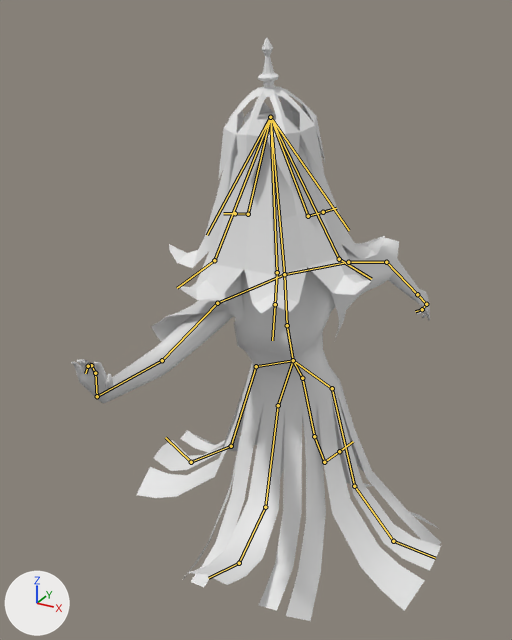
Renders of the FBX model Assets/Models 3D/Character animation/Newest/Campana sin voz rig.fbx from each side of a commit.
Both versions are drawn from a 50 mm lens placed at (1.92, -4.1, 2.27), pointed at (-0.13, -0.37, 0.4). The axes (+X, +Y, +Z) are drawn at lower left. The lights are the same throughout. The picture after the commit comes second. Both versions are drawn at frame 1 of the action 'Armature|Armature'; the numbers are the values there. The bones that change, and the others that lie on the model, are drawn over the model as lines. Materials are left out; every surface is plain grey.

Names of what the first picture shows: 'Body', 'Body.001', 'Crown', 'Head'.
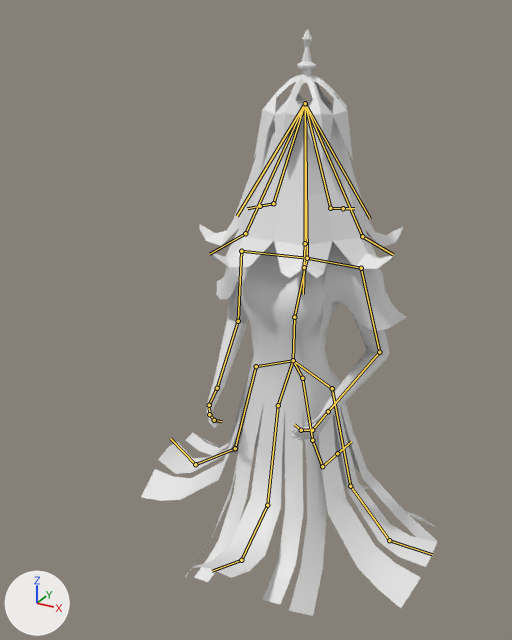
What the commit changed:
Bone 'Bone' (bone_bone) turns from (20, 0, 0) to (0, 0, 0) degrees about its own x, y and z.
Bone 'Bone.002' (bone_bone_002) turns from (12, 1, 0) to (0, 0, 0) degrees about its own x, y and z.
Bone 'Bone.001' (bone_bone_001) turns from (-25, 0, 0) to (0, 0, 0) degrees about its own x, y and z.
Bone 'Bone.003' (bone_bone_003) turns from (-31, 4, 10) to (0, 0, 0) degrees about its own x, y and z.
Bone 'Bone.005' (bone_bone_005) turns from (-26, 12, 10) to (-13, 3, -10) degrees about its own x, y and z.
Bone 'Bone.008' (bone_bone_008) turns from (14, 6, -17) to (43, 13, -54) degrees about its own x, y and z.
Bone 'Bone.004' (bone_bone_004) turns from (31, -1, 6) to (1, 0, 0) degrees about its own x, y and z.
Bone 'Bone.006' (bone_bone_006) turns from (104, 15, 20) to (-12, -3, 14) degrees about its own x, y and z.
Bone 'Bone.007' (bone_bone_007) turns from (10, -13, 3) to (57, -24, 22) degrees about its own x, y and z.
Bone 'Bone.009' (bone_bone_009) turns from (85, -23, -46) to (1, -1, 0) degrees about its own x, y and z.
Bone 'Bone.015' (bone_bone_015) turns from (-6, -3, 1) to (-9, -3, 1) degrees about its own x, y and z.
Bone 'Bone.019' (bone_bone_019) turns from (56, 4, 7) to (59, 4, 7) degrees about its own x, y and z.
Bone 'Bone.023' (bone_bone_023) turns from (43, 8, -5) to (47, 8, -4) degrees about its own x, y and z.
Bone 'Bone.016' (bone_bone_016) turns from (4, 0, 0) to (1, 0, 0) degrees about its own x, y and z.
Bone 'Bone.020' (bone_bone_020) turns from (11, 0, 0) to (13, 0, 0) degrees about its own x, y and z.
Bone 'Bone.024' (bone_bone_024) turns from (46, 1, 1) to (51, 1, 1) degrees about its own x, y and z.
Bone 'Bone.017' (bone_bone_017) turns from (4, 0, 0) to (1, 0, 0) degrees about its own x, y and z.
Bone 'Bone.021' (bone_bone_021) turns from (35, 0, 1) to (38, 0, 1) degrees about its own x, y and z.
Bone 'Bone.025' (bone_bone_025) turns from (68, -1, 2) to (73, -2, 2) degrees about its own x, y and z.
Bone 'Bone.018' (bone_bone_018) turns from (3, 0, 0) to (1, 0, 0) degrees about its own x, y and z.
Bone 'Bone.022' (bone_bone_022) turns from (25, -1, 1) to (28, -1, 1) degrees about its own x, y and z.
Bone 'Bone.026' (bone_bone_026) turns from (44, 1, 2) to (48, 1, 3) degrees about its own x, y and z.

Location of each change, (x1, y1, x2, y2) in pixels of the pictures (512 x 640 px):
'Body', posed (20% narrower): before (71, 259, 441, 621); after (141, 241, 437, 616)
'Head', posed (11% shorter): before (169, 113, 385, 313); after (200, 101, 403, 279)
'Crown', posed (7% narrower, 10% shorter): before (219, 38, 326, 190); after (254, 29, 353, 165)
'Body.001', posed (23% narrower): before (151, 238, 399, 342); after (216, 241, 407, 339)
bone 'Bone', root to tip: before (293, 360) to (287, 325); after (293, 360) to (294, 317)
bone 'Bone.002', root to tip: before (287, 325) to (284, 274); after (294, 317) to (307, 258)
bone 'Bone.001', root to tip: before (284, 274) to (270, 117); after (307, 258) to (305, 103)
bone 'Bone.003', root to tip: before (284, 274) to (348, 262); after (307, 258) to (361, 268)
bone 'Bone.005', root to tip: before (348, 262) to (386, 262); after (361, 268) to (379, 352)
bone 'Bone.008', root to tip: before (386, 262) to (417, 294); after (379, 352) to (328, 411)
bone 'Bone.004', root to tip: before (284, 274) to (217, 303); after (307, 258) to (241, 251)
bone 'Bone.006', root to tip: before (217, 303) to (162, 360); after (241, 251) to (238, 321)
bone 'Bone.007', root to tip: before (162, 360) to (97, 396); after (238, 321) to (217, 388)
bone 'Bone.009', root to tip: before (97, 396) to (95, 373); after (217, 388) to (209, 405)
bone 'Bone.015', root to tip: before (278, 405) to (265, 507); after (278, 405) to (267, 505)
bone 'Bone.019', root to tip: before (265, 507) to (239, 563); after (267, 505) to (241, 560)
bone 'Bone.023', root to tip: before (239, 563) to (208, 578); after (241, 560) to (212, 571)
bone 'Bone.016', root to tip: before (302, 378) to (314, 436); after (302, 378) to (312, 440)
bone 'Bone.020', root to tip: before (314, 436) to (324, 462); after (312, 440) to (322, 466)
bone 'Bone.024', root to tip: before (324, 462) to (339, 451); after (322, 466) to (337, 453)
bone 'Bone.017', root to tip: before (256, 366) to (231, 446); after (256, 366) to (235, 448)
bone 'Bone.021', root to tip: before (231, 446) to (191, 462); after (235, 448) to (195, 464)
bone 'Bone.025', root to tip: before (191, 462) to (165, 437); after (195, 464) to (170, 438)
bone 'Bone.018', root to tip: before (332, 388) to (354, 486); after (332, 388) to (350, 486)
bone 'Bone.022', root to tip: before (354, 486) to (393, 541); after (350, 486) to (389, 540)
bone 'Bone.026', root to tip: before (393, 541) to (435, 558); after (389, 540) to (432, 554)
